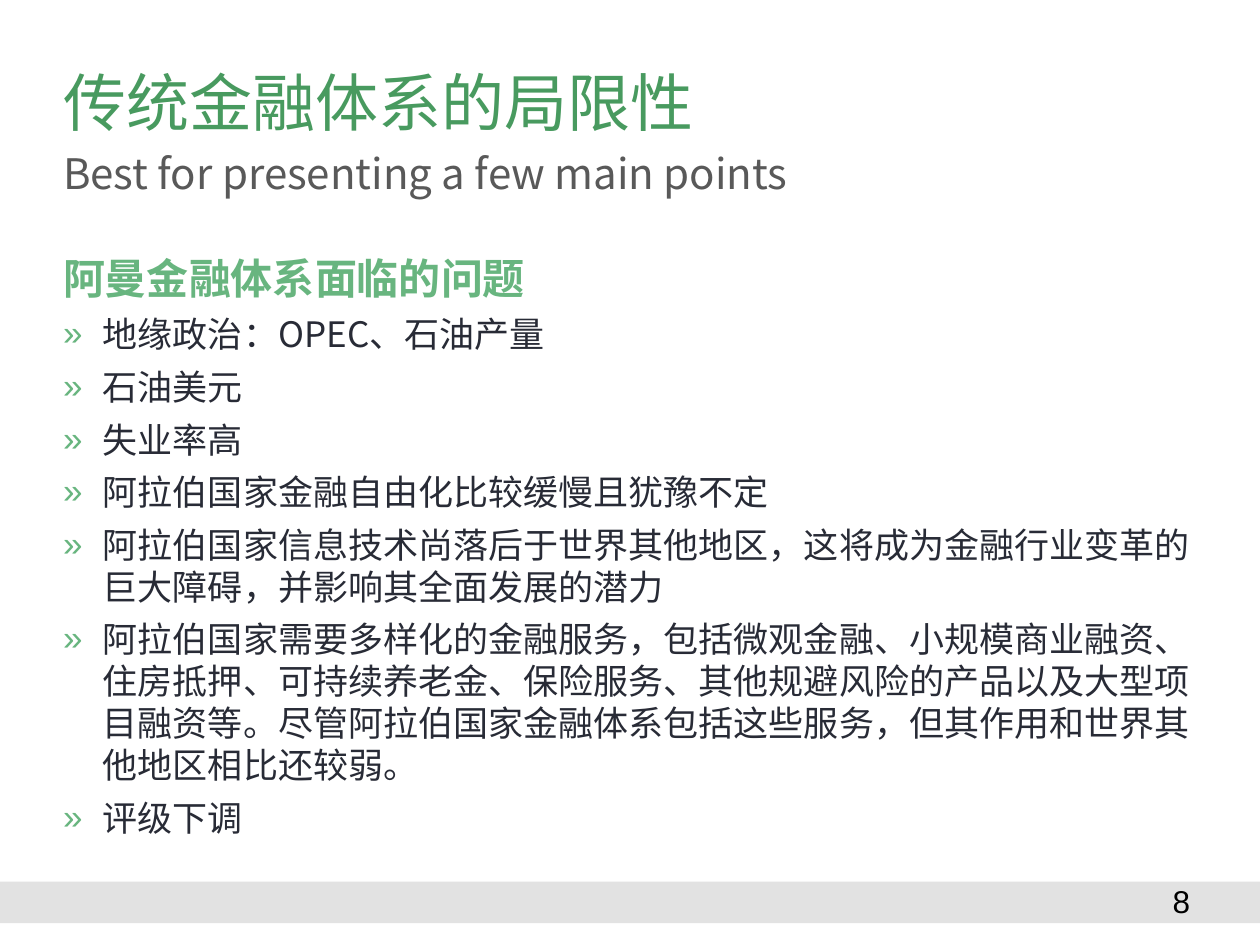
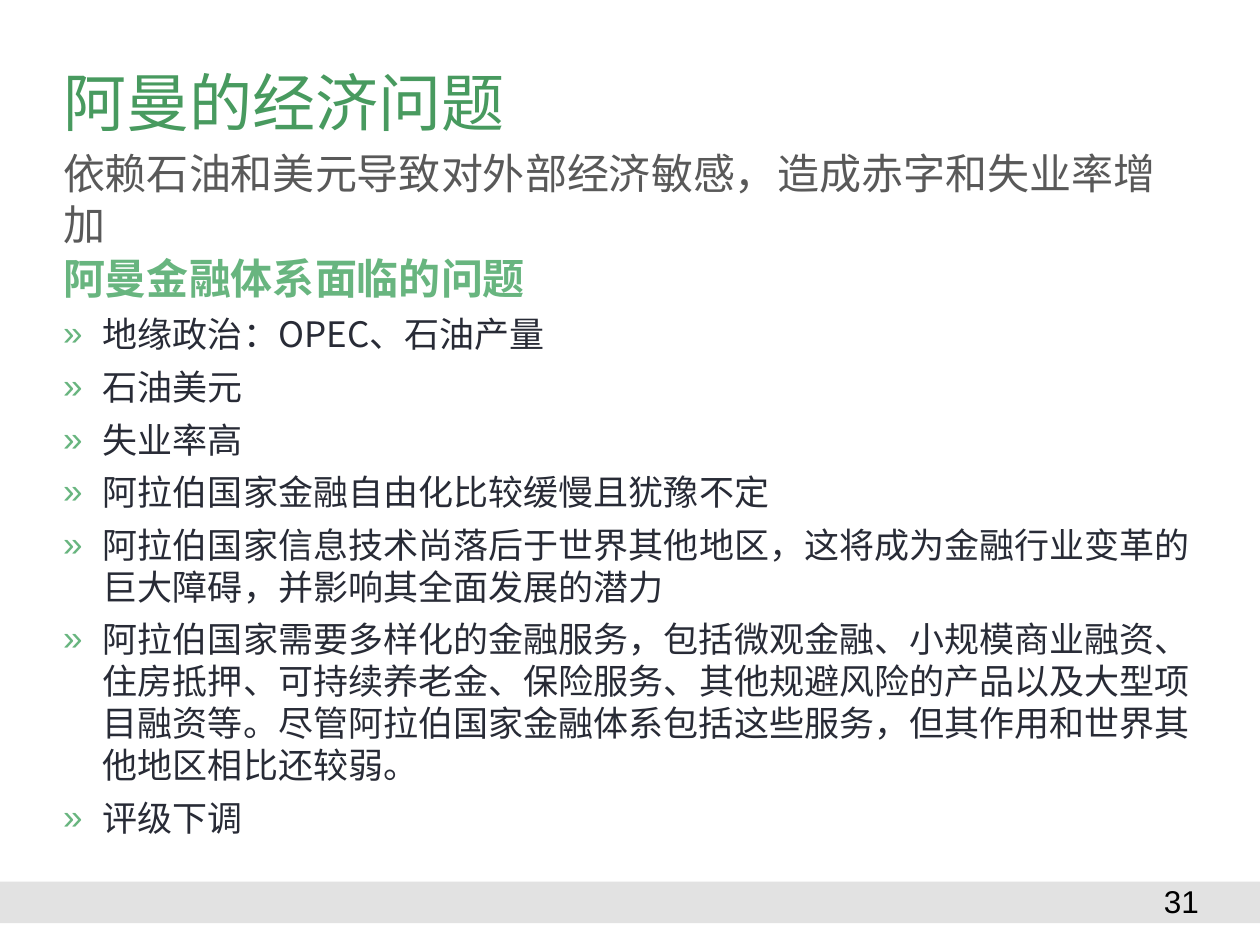
Before and after one commit to Catfeeds/DOC, a slide deck: slide 31 of 阿曼/proposal for Oman.pptx (slide 8 before the commit). Drawn at 1260x945 pixels with LibreOffice and Linux fonts; fonts in the diff are those of the drawing; background and template pictures are left out. Boxes give left, top, right and bottom in pixels: in the first picture for what was removed or moved away, otherwise in the second. Text is boxed around its words. In the diff, an @@ line names an element or a change of style, - is before the commit and + after.

```diff
--- a/阿曼/proposal for Oman.pptx
+++ b/阿曼/proposal for Oman.pptx
@@ title at (x1=64, y1=73, x2=505, y2=131): text changed @@
-传统金融体系的局限性
+阿曼的经济问题
@@ text at (x1=63, y1=153, x2=1155, y2=193): text changed @@
-Best for presenting a few main points
+依赖石油和美元导致对外部经济敏感，造成赤字和失业率增加
@@ page number at (x1=1164, y1=891, x2=1199, y2=914): text changed @@
-8
+31
```
Also in this commit, not shown: 2 other slides changed, 8 slides added, 1 slide removed, 4 other files.
